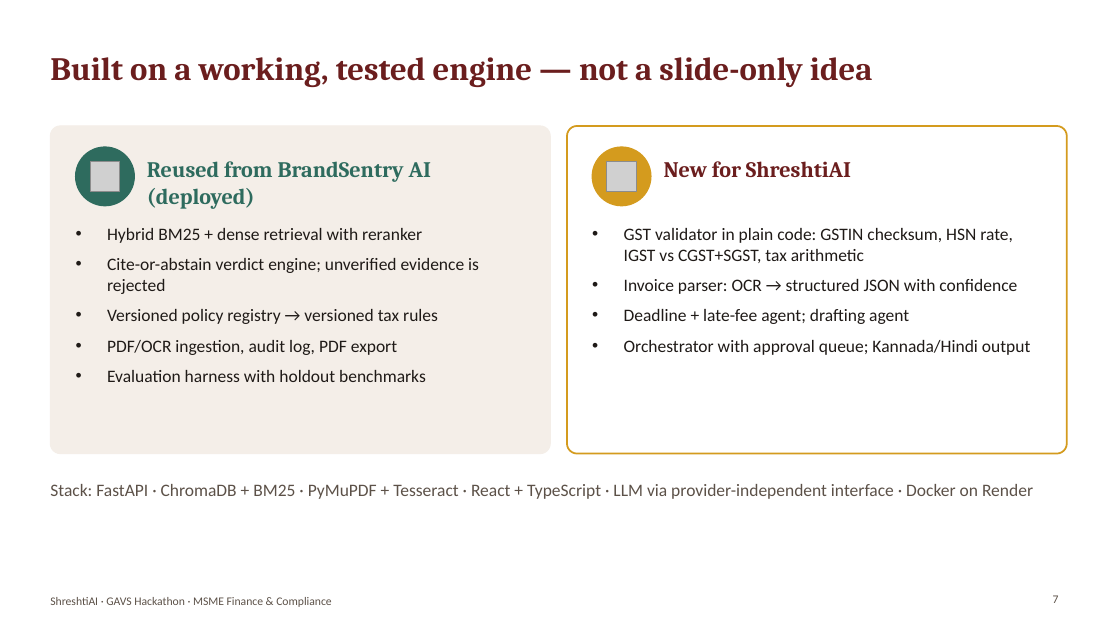
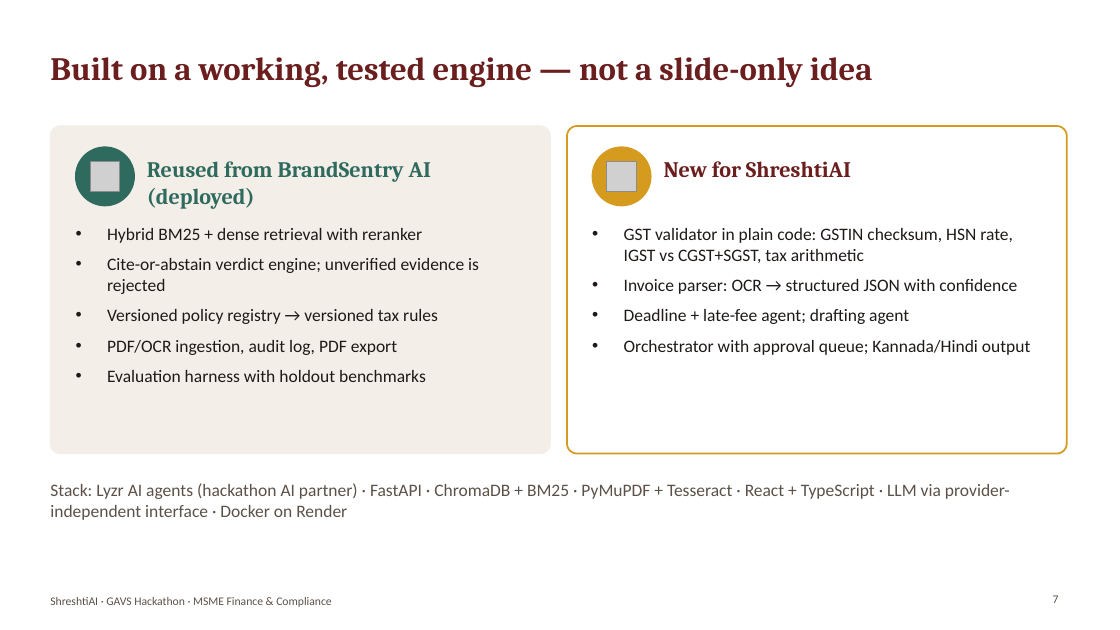
Before and after one commit to KPCHIRAGGUPTHA/shreshtiai, a slide deck: slide 7 of submission/ShreshtiAI_GAVS_Hackathon.pptx. Drawn at 1120x630 pixels with LibreOffice and Linux fonts; fonts in the diff are those of the drawing; grey boxes stand for pictures. Boxes give left, top, right and bottom in pixels: in the first picture for what was removed or moved away, otherwise in the second. Text is boxed around its words. In the diff, an @@ line names an element or a change of style, - is before the commit and + after.

```diff
--- a/submission/ShreshtiAI_GAVS_Hackathon.pptx
+++ b/submission/ShreshtiAI_GAVS_Hackathon.pptx
@@ text at box(50, 483, 1010, 520): text changed @@
-Stack: FastAPI · ChromaDB + BM25 · PyMuPDF + Tesseract · React + TypeScript · LLM via provider-independent interface · Docker on Render
+Stack: Lyzr AI agents (hackathon AI partner) · FastAPI · ChromaDB + BM25 · PyMuPDF + Tesseract · React + TypeScript · LLM via provider-independent interface · Docker on Render
```
Also in this commit, not shown: 2 other slides changed, 5 other files.
